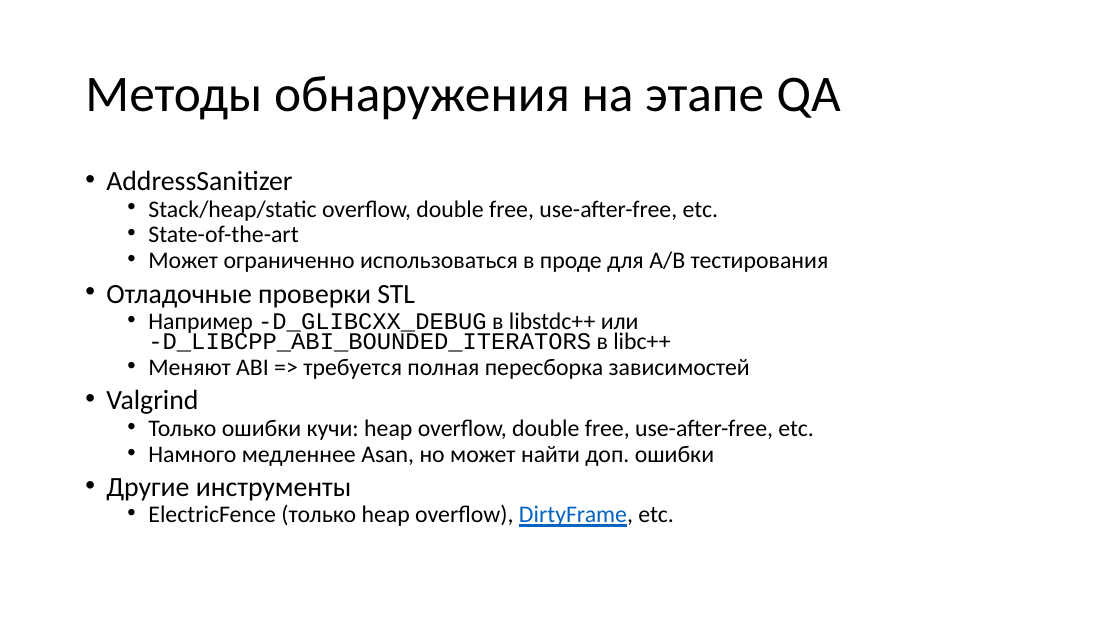
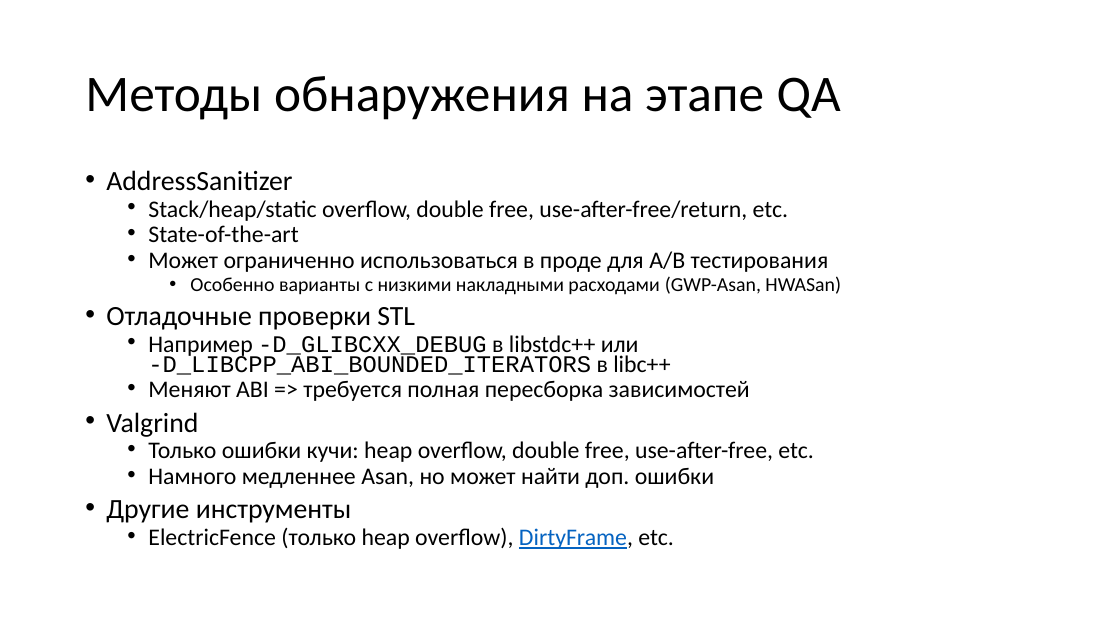
Before and after one commit to yugr/slides, a slide deck: slide 6 of CppZeroCost/2025/RU.pptx. Drawn at 1120x630 pixels with LibreOffice and Linux fonts; fonts in the diff are those of the drawing. Boxes give left, top, right and bottom in pixels: in the first picture for what was removed or moved away, otherwise in the second. Text is boxed around its words. In the diff, an @@ line names an element or a change of style, - is before the commit and + after.

```diff
--- a/CppZeroCost/2025/RU.pptx
+++ b/CppZeroCost/2025/RU.pptx
@@ text at (148,200,788,221): text changed @@
-  • Stack/heap/static overflow, double free, use-after-free, etc.
+  • Stack/heap/static overflow, double free, use-after-free/return, etc.
@@ text at (190,276,841,295): paragraph added @@
+    • Особенно варианты с низкими накладными расходами (GWP-Asan, HWASan)
```
Also in this commit, not shown: 3 other slides changed, 1 slide added, 2 other files.
